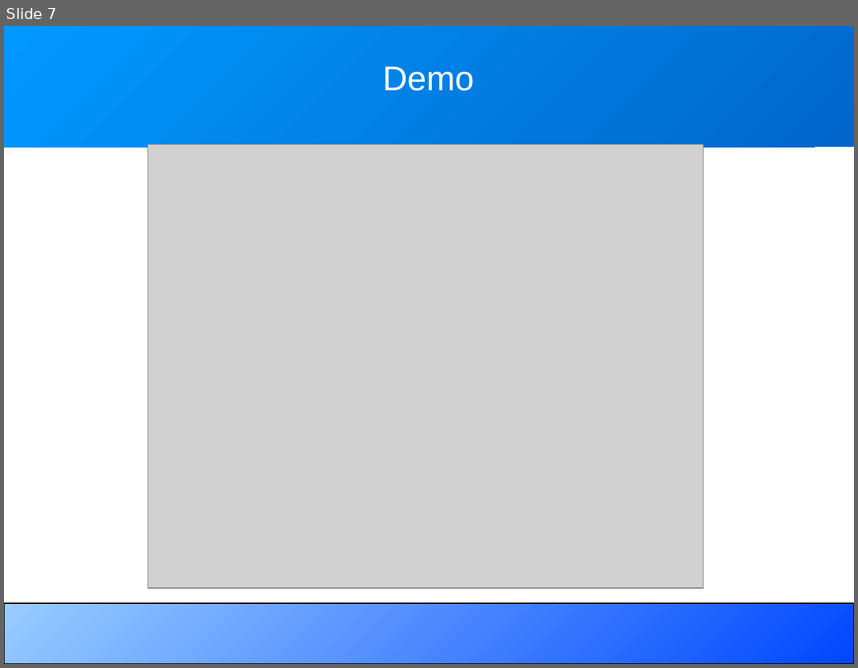
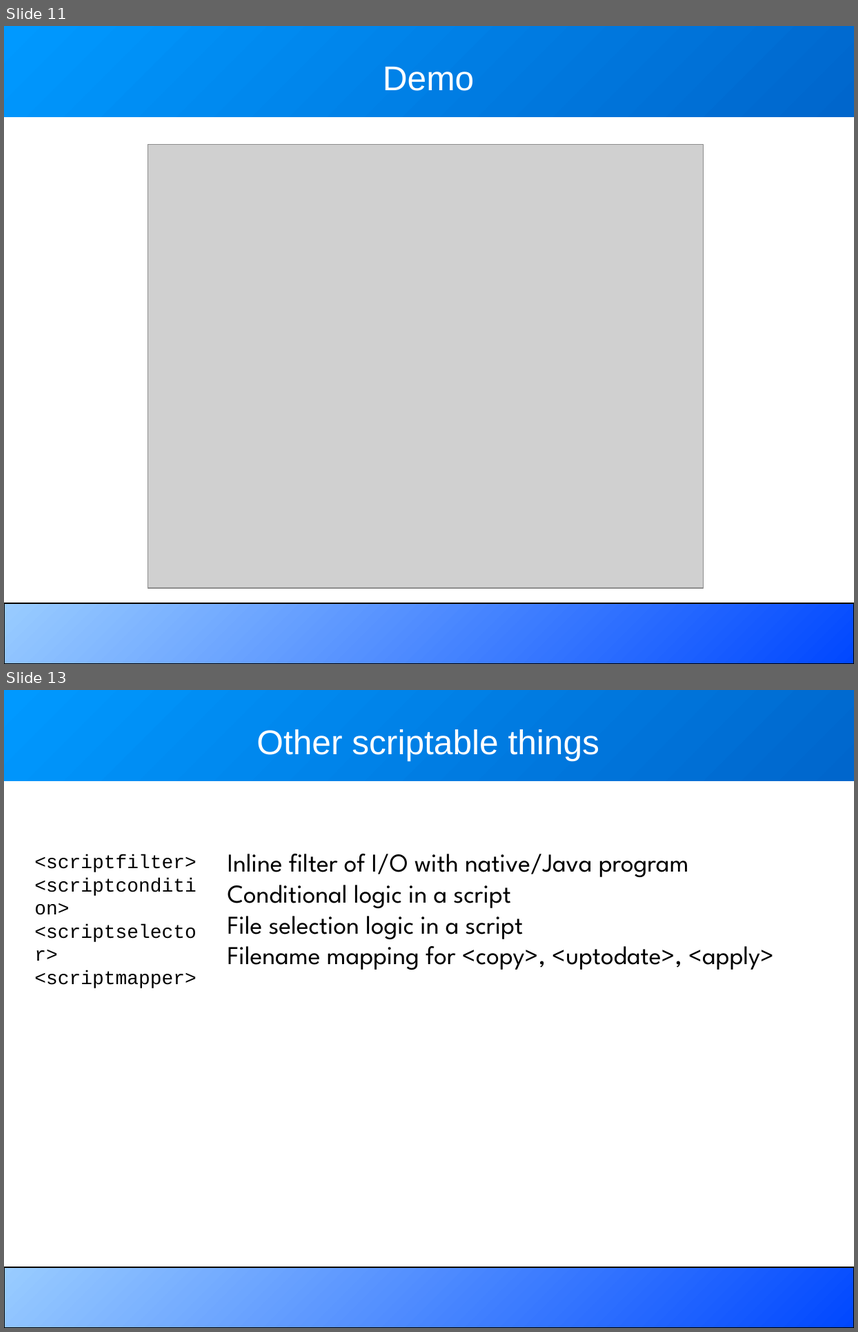
Before and after one commit to BeatrizTercero/repoSvnAnt, a slide deck: core/trunk/docs/slides/extending_ant.odp. Shown one above the other, each under a label of ours: slide 7 before the commit, slides 11 and 13 after it; the slides between them are not shown. The pictures are 858x668 and 858x1332 pixels, drawn with LibreOffice and Linux fonts; fonts in the diff are those of the drawing; grey boxes stand for pictures. Boxes give left, top, right and bottom in pixels: in the first picture for what was removed or moved away, otherwise in the second. Text is boxed around its words. In the diff, an @@ line names an element or a change of style, - is before the commit and + after.

```diff
--- a/core/trunk/docs/slides/extending_ant.odp
+++ b/core/trunk/docs/slides/extending_ant.odp
@@ slide 13 added at [4, 690, 854, 1328], background #FFFFFF; not listed: 2 template elements that a slide beside it also shows @@
@@ title added at [257, 729, 599, 761], 32 pt, text #FFFFFF @@
+Other scriptable things
@@ text added at [34, 854, 197, 988], 18 pt, text #000000 @@
+<scriptfilter>
+<scriptcondition>
+<scriptselector>
+<scriptmapper>
@@ text added at [228, 854, 774, 969], 24 pt, text #000000 @@
+Inline filter of I/O with native/Java program
+Conditional logic in a script
+File selection logic in a script
+Filename mapping for <copy>, <uptodate>, <apply>
@@ what was slide 7 is now slide 11 @@
@@ slide 11 changed as well @@
@@ rectangle: place and size @@
-rectangle at [4, 26, 854, 147]
+rectangle at [4, 26, 854, 117]
```
Also in this commit, not shown: 9 other slides changed, 7 other slides added, 2 slides removed.
